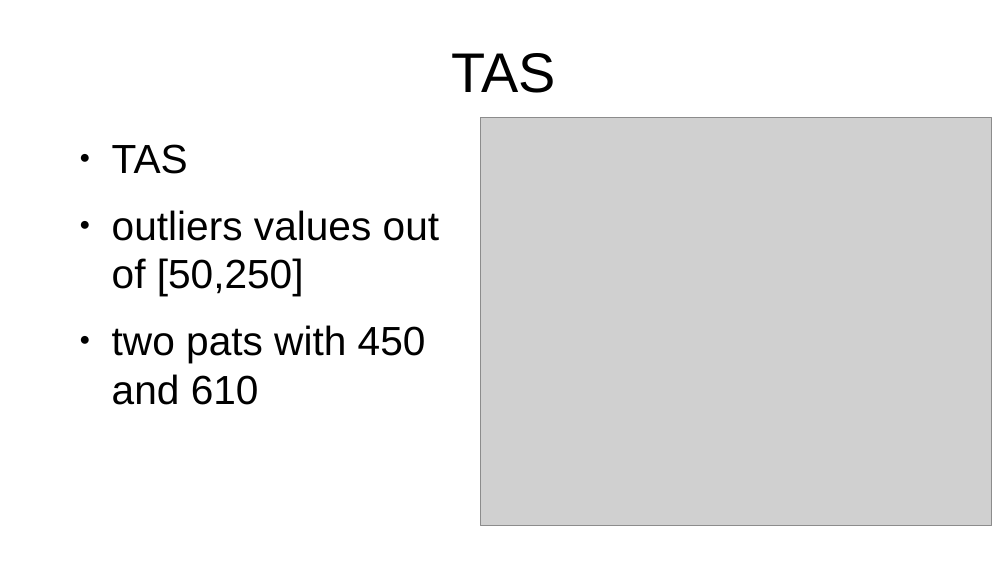
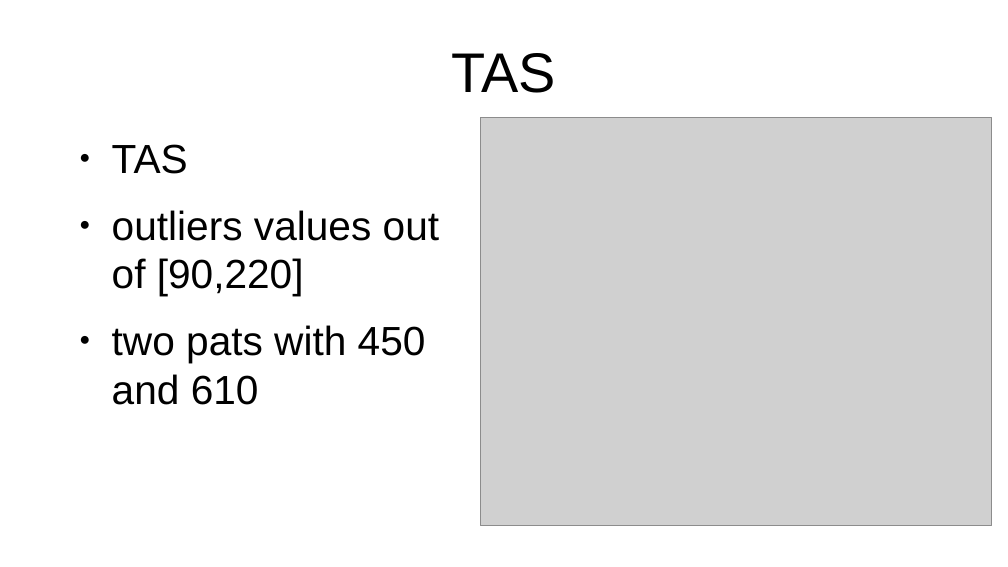
Before and after one commit to Carlosbgdlv/TFG, a slide deck: slide 22 of EDA/outlier_detection.pptx. Drawn at 1008x567 pixels with LibreOffice and Linux fonts; fonts in the diff are those of the drawing; grey boxes stand for pictures. Boxes give left, top, right and bottom in pixels: in the first picture for what was removed or moved away, otherwise in the second. Text is boxed around its words. In the diff, an @@ line names an element or a change of style, - is before the commit and + after.

Commit message:
Change outliers limits

```diff
--- a/EDA/outlier_detection.pptx
+++ b/EDA/outlier_detection.pptx
@@ text at [112, 210, 439, 296]: text changed @@
-● outliers values out of [50,250]
+● outliers values out of [90,220]
```
Also in this commit, not shown: 15 other slides changed, 1 other file.
